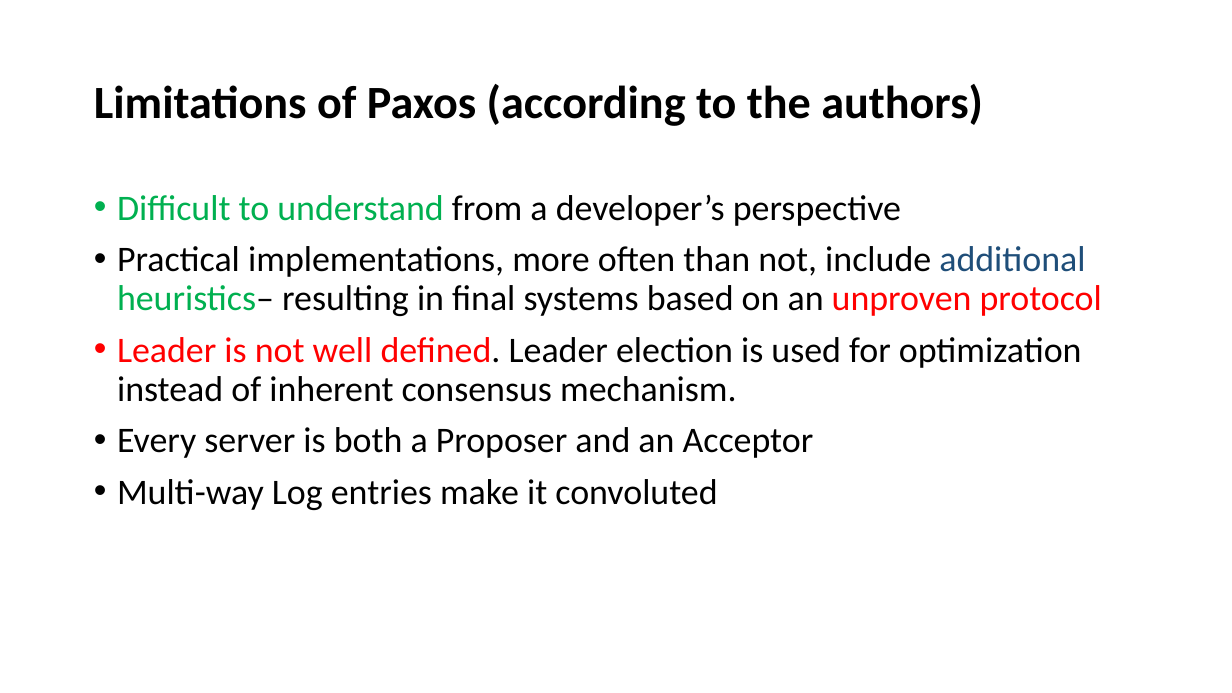
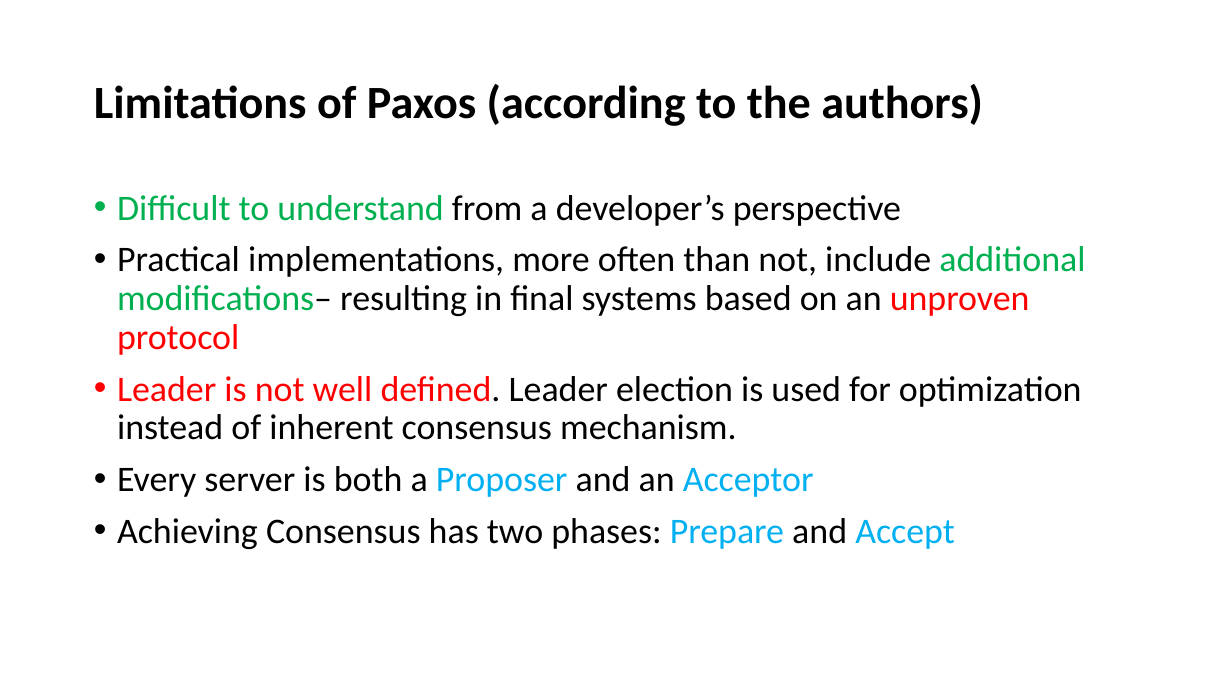
Before and after one commit to paulsaswata/public, a slide deck: slide 17 of The Raft Consensus Algorithm.pptx (slide 3 before the commit). Drawn at 1232x693 pixels with LibreOffice and Linux fonts; fonts in the diff are those of the drawing. Boxes give left, top, right and bottom in pixels: in the first picture for what was removed or moved away, otherwise in the second. Text is boxed around its words. In the diff, an @@ line names an element or a change of style, - is before the commit and + after.

```diff
--- a/The Raft Consensus Algorithm.pptx
+++ b/The Raft Consensus Algorithm.pptx
@@ text at (x1=117, y1=246, x2=1085, y2=355): text changed @@
-• Practical implementations, more often than not, include additional heuristics– resulting in final systems based on an unproven protocol
+• Practical implementations, more often than not, include additional modifications– resulting in final systems based on an unproven protocol
@@ text at (x1=117, y1=466, x2=814, y2=497): text colour #000000 to #00B0F0 in "Proposer Acceptor" @@
@@ text at (x1=117, y1=518, x2=955, y2=549): text changed @@
-• Multi-way Log entries make it convoluted
+• Achieving Consensus has two phases: Prepare and Accept
```
Also in this commit, not shown: 1 other slide changed, 1 slide added.
